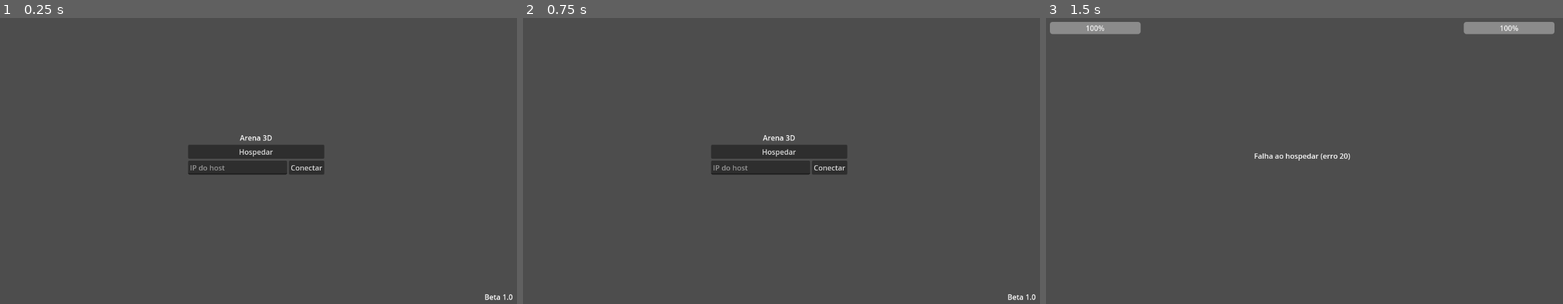
Above: before the commit, frames 1-3 (left to right).
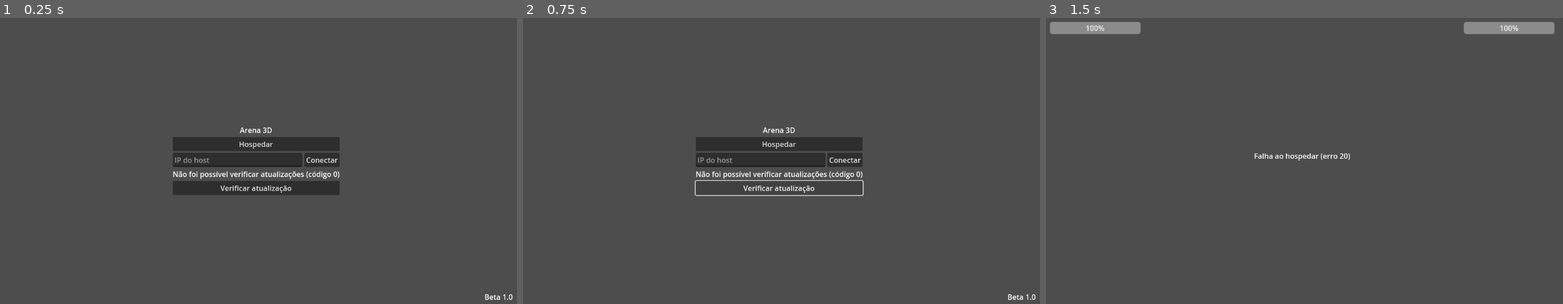
Above: after the commit, the same moments.

Repository: ArthurHub01/Arena-3d
Game: Godot game, scene res://scenes/menu/MainMenu.tscn
Same seed, same stepped clock (60 frames per second), same inputs: the game is played once before the commit and once after it.
Inputs (mouse positions are in pixels of both pictures, inside the frame that each line leads up to):
- Up to frame 1 (0.25 s): no input
- Up to frame 2 (0.75 s): click (781, 186) at 0.5 s, where only the run after the commit has a clickable "Verificar atualização"
- Up to frame 3 (1.5 s): click "Hospedar" at 1.25 s

The runs differ from the first frame. In frame 1, 4.1% of the frame differs, in the area x 33-66%, y 38-62%; in frame 2, 3.0%; in frame 3, nothing differs.

Commit message:
Add in-game auto-updater that checks and installs GitHub releases

Diff:
--- a/scenes/menu/MainMenu.tscn
+++ b/scenes/menu/MainMenu.tscn
@@ -51,6 +51,10 @@
 horizontal_alignment = 1
 text = ""
 
+[node name="UpdateButton" type="Button" parent="VBoxContainer"]
+layout_mode = 2
+text = "Verificar atualização"
+
 [node name="VersionLabel" type="Label" parent="."]
 layout_mode = 1
 anchors_preset = 3
--- a/scenes/menu/main_menu.gd
+++ b/scenes/menu/main_menu.gd
@@ -9,12 +9,30 @@
 @onready var join_button: Button = $VBoxContainer/HBoxContainer/JoinButton
 @onready var status_label: Label = $VBoxContainer/StatusLabel
 @onready var version_label: Label = $VersionLabel
+@onready var update_button: Button = $VBoxContainer/UpdateButton
+
+var updater: GameUpdater
+var pending_download_url := ""
 
 func _ready() -> void:
 	host_button.pressed.connect(_on_host_pressed)
 	join_button.pressed.connect(_on_join_pressed)
-	version_label.text = GameVersion.VERSION
-	get_window().title = "Arena 3D - %s" % GameVersion.VERSION
+	update_button.pressed.connect(_on_update_button_pressed)
+
+	version_label.text = GameVersion.DISPLAY_NAME
+	get_window().title = "Arena 3D - %s" % GameVersion.DISPLAY_NAME
+
+	updater = GameUpdater.new()
+	add_child(updater)
+	updater.up_to_date.connect(_on_up_to_date)
+	updater.update_available.connect(_on_update_available)
+	updater.check_failed.connect(_on_check_failed)
+	updater.download_complete.connect(_on_download_complete)
+	updater.download_failed.connect(_on_download_failed)
+
+	update_button.text = "Verificar atualização"
+	updater.check_for_update()
+
 	_check_cmdline_autoconnect()
 
 func _check_cmdline_autoconnect() -> void:
@@ -39,3 +57,36 @@
 	NetworkState.host_ip = ip
 	status_label.text = "Conectando a %s..." % ip
 	get_tree().change_scene_to_file(ARENA_SCENE_PATH)
+
+func _on_update_button_pressed() -> void:
+	if not pending_download_url.is_empty():
+		update_button.disabled = true
+		update_button.text = "Baixando..."
+		updater.download_update(pending_download_url)
+	else:
+		update_button.disabled = true
+		update_button.text = "Verificando..."
+		updater.check_for_update()
+
+func _on_up_to_date() -> void:
+	update_button.text = "Já atualizado"
+	update_button.disabled = true
+
+func _on_update_available(version: String, download_url: String) -> void:
+	pending_download_url = download_url
+	update_button.text = "Atualizar (%s disponível)" % version
+	update_button.disabled = false
+
+func _on_check_failed(reason: String) -> void:
+	update_button.text = "Verificar atualização"
+	update_button.disabled = false
+	status_label.text = reason
+
+func _on_download_complete() -> void:
+	status_label.text = "Atualização baixada, reiniciando..."
+	updater.apply_update_and_restart()
+
+func _on_download_failed(reason: String) -> void:
+	update_button.text = "Tentar atualizar de novo"
+	update_button.disabled = false
+	status_label.text = reason
--- /dev/null
+++ b/scripts/game_updater.gd
@@ -0,0 +1,99 @@
+extends Node
+class_name GameUpdater
+
+const REPO := "ArthurHub01/Arena-3d"
+const API_URL := "https://api.github.com/repos/%s/releases/latest" % REPO
+const ASSET_NAMES := {
+	"Windows": "arena3d.exe",
+	"Linux": "arena3d.x86_64",
+}
+
+signal up_to_date()
+signal update_available(version: String, download_url: String)
+signal check_failed(reason: String)
+signal download_progress(percent: float)
+signal download_complete()
+signal download_failed(reason: String)
+
+var _check_request: HTTPRequest
+var _download_request: HTTPRequest
+var _download_target_path: String
+
+func _ready() -> void:
+	_check_request = HTTPRequest.new()
+	add_child(_check_request)
+	_check_request.request_completed.connect(_on_check_completed)
+
+	_download_request = HTTPRequest.new()
+	add_child(_download_request)
+	_download_request.request_completed.connect(_on_download_completed)
+
+func check_for_update() -> void:
+	var err := _check_request.request(API_URL, ["User-Agent: Arena3DUpdater"])
+	if err != OK:
+		check_failed.emit("Falha ao iniciar verificação (erro %d)" % err)
+
+func _on_check_completed(result: int, response_code: int, _headers: PackedStringArray, body: PackedByteArray) -> void:
+	if result != HTTPRequest.RESULT_SUCCESS or response_code != 200:
+		check_failed.emit("Não foi possível verificar atualizações (código %d)" % response_code)
+		return
+	var json = JSON.parse_string(body.get_string_from_utf8())
+	if json == null or not json.has("tag_name"):
+		check_failed.emit("Resposta inválida do servidor de atualização")
+		return
+
+	var latest_version: String = json["tag_name"]
+	if latest_version == GameVersion.VERSION:
+		up_to_date.emit()
+		return
+
+	var asset_name: String = ASSET_NAMES.get(OS.get_name(), "")
+	var download_url := ""
+	for asset in json.get("assets", []):
+		if asset.get("name", "") == asset_name:
+			download_url = asset.get("browser_download_url", "")
+			break
+
+	if download_url.is_empty():
+		check_failed.emit("Versão %s disponível, mas sem arquivo para este sistema" % latest_version)
+		return
+
+	update_available.emit(latest_version, download_url)
+
+func download_update(download_url: String) -> void:
+	var current_exe := OS.get_executable_path()
+	_download_target_path = current_exe.get_base_dir().path_join("_arena3d_update.tmp")
+	_download_request.download_file = _download_target_path
+	var err := _download_request.request(download_url, ["User-Agent: Arena3DUpdater"])
+	if err != OK:
+		download_failed.emit("Falha ao iniciar download (erro %d)" % err)
+
+func _on_download_completed(result: int, response_code: int, _headers: PackedStringArray, _body: PackedByteArray) -> void:
+	if result != HTTPRequest.RESULT_SUCCESS or response_code != 200:
+		download_failed.emit("Falha ao baixar atualização (código %d)" % response_code)
+		return
+	download_complete.emit()
+
+func apply_update_and_restart() -> void:
+	var current_exe := OS.get_executable_path()
+	var base_dir := current_exe.get_base_dir()
+
+	if OS.get_name() == "Windows":
+		var script_path := base_dir.path_join("_update.bat")
+		var win_new := _download_target_path.replace("/", "\\")
+		var win_exe := current_exe.replace("/", "\\")
+		var content := "@echo off\r\ntimeout /t 1 /nobreak >nul\r\nmove /y \"%s\" \"%s\"\r\nstart \"\" \"%s\"\r\ndel \"%%~f0\"\r\n" % [win_new, win_exe, win_exe]
+		var f := FileAccess.open(script_path, FileAccess.WRITE)
+		f.store_string(content)
+		f.close()
+		OS.create_process(script_path, [])
+	else:
+		var script_path := base_dir.path_join("_update.sh")
+		var content := "#!/bin/bash\nsleep 1\nmv -f \"%s\" \"%s\"\nchmod +x \"%s\"\n\"%s\" &\nrm -- \"$0\"\n" % [_download_target_path, current_exe, current_exe, current_exe]
+		var f := FileAccess.open(script_path, FileAccess.WRITE)
+		f.store_string(content)
+		f.close()
+		OS.execute("chmod", ["+x", script_path])
+		OS.create_process(script_path, [])
+
+	get_tree().quit()
--- a/scripts/game_version.gd
+++ b/scripts/game_version.gd
@@ -1,4 +1,5 @@
 class_name GameVersion
 extends RefCounted
 
-const VERSION := "Beta 1.0"
+const VERSION := "v1.0.0"
+const DISPLAY_NAME := "Beta 1.0"
